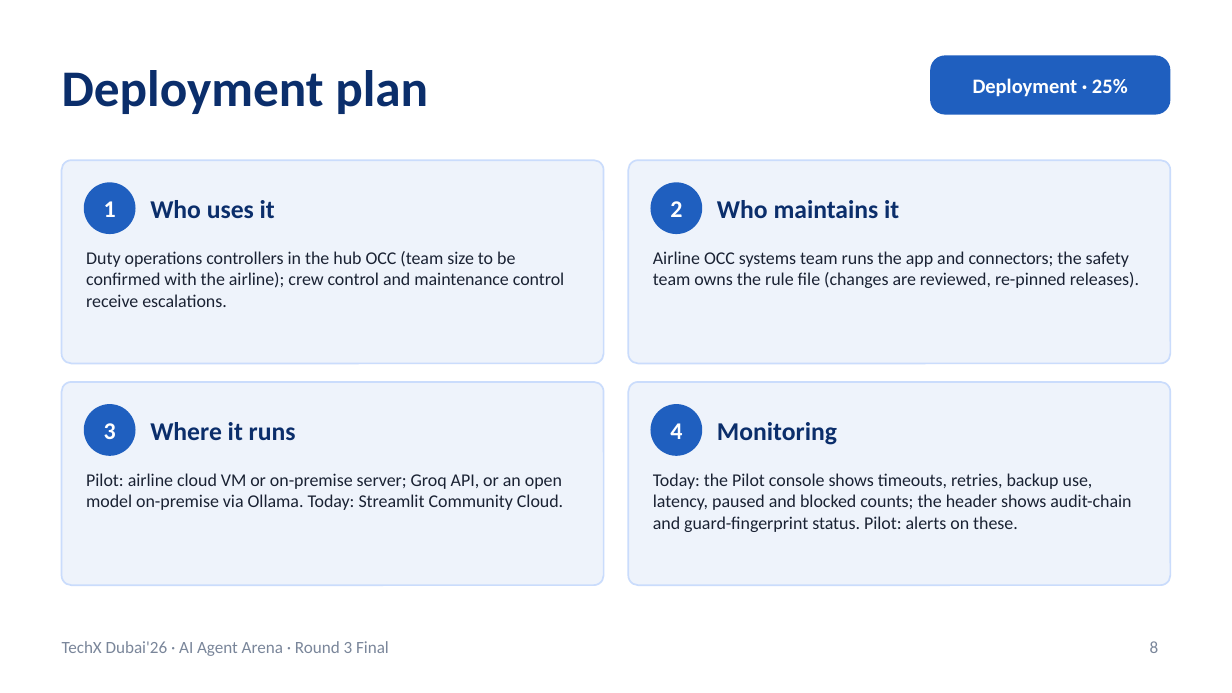
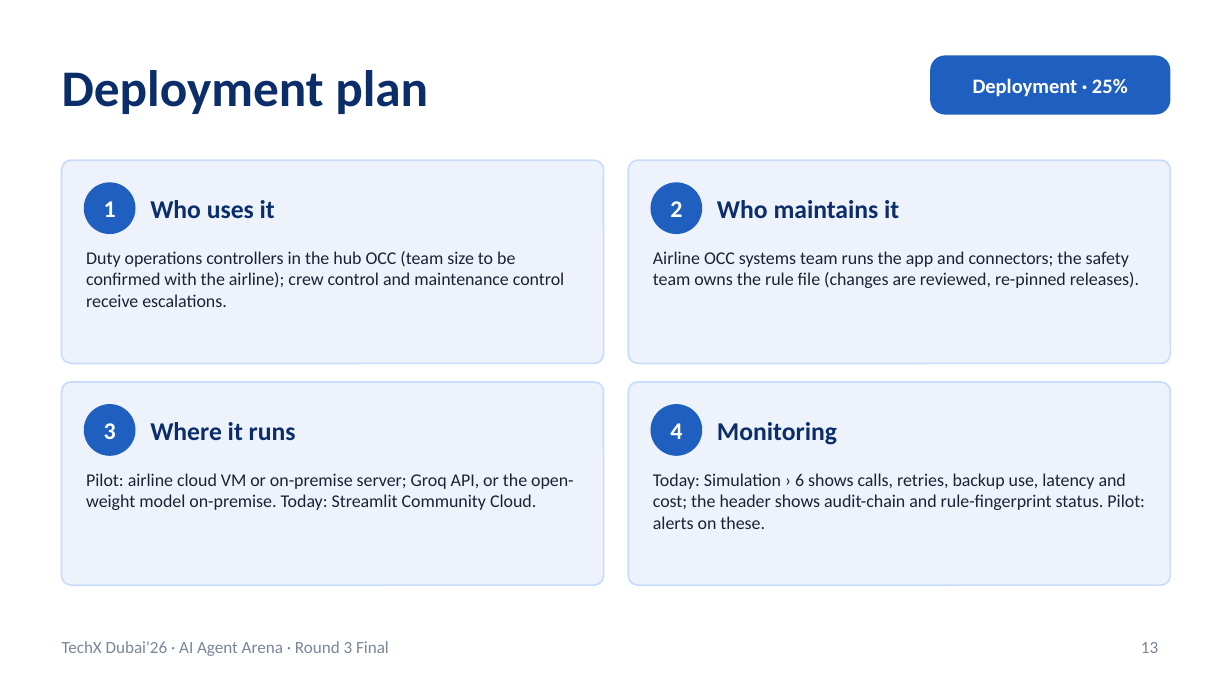
Before and after one commit to RithikhC/EagleX, a slide deck: slide 13 of docs/EagleX_Round3_Final.pptx (slide 8 before the commit). Drawn at 1232x693 pixels with LibreOffice and Linux fonts; fonts in the diff are those of the drawing. Boxes give left, top, right and bottom in pixels: in the first picture for what was removed or moved away, otherwise in the second. Text is boxed around its words. In the diff, an @@ line names an element or a change of style, - is before the commit and + after.

```diff
--- a/docs/EagleX_Round3_Final.pptx
+++ b/docs/EagleX_Round3_Final.pptx
@@ text at [86,473,574,510]: text changed @@
-Pilot: airline cloud VM or on-premise server; Groq API, or an open model on-premise via Ollama. Today: Streamlit Community Cloud.
+Pilot: airline cloud VM or on-premise server; Groq API, or the open-weight model on-premise. Today: Streamlit Community Cloud.
@@ text at [653,473,1145,529]: text changed @@
-Today: the Pilot console shows timeouts, retries, backup use, latency, paused and blocked counts; the header shows audit-chain and guard-fingerprint status. Pilot: alerts on these.
+Today: Simulation › 6 shows calls, retries, backup use, latency and cost; the header shows audit-chain and rule-fingerprint status. Pilot: alerts on these.
@@ page number at [1141,642,1158,653]: text changed @@
-8
+13
```
Also in this commit, not shown: 11 other slides changed, 7 slides added, 1 slide removed, 13 other files.
